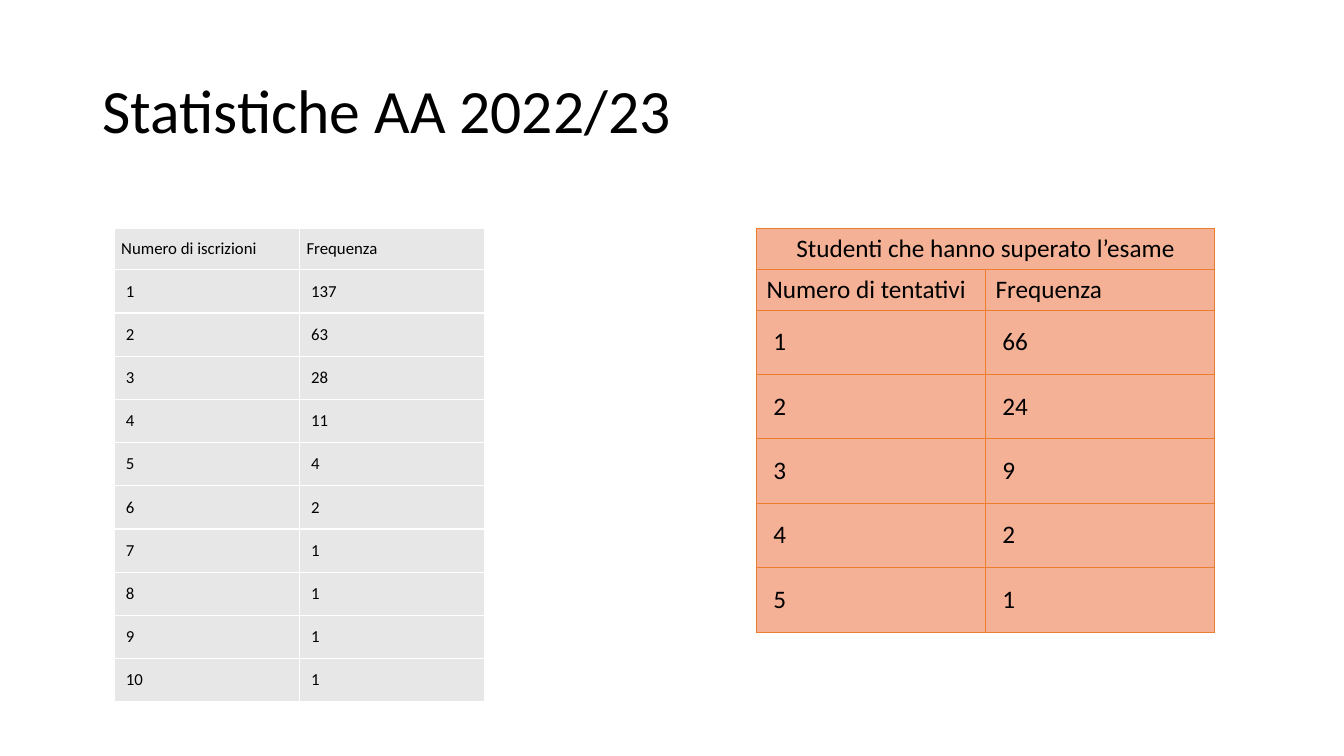
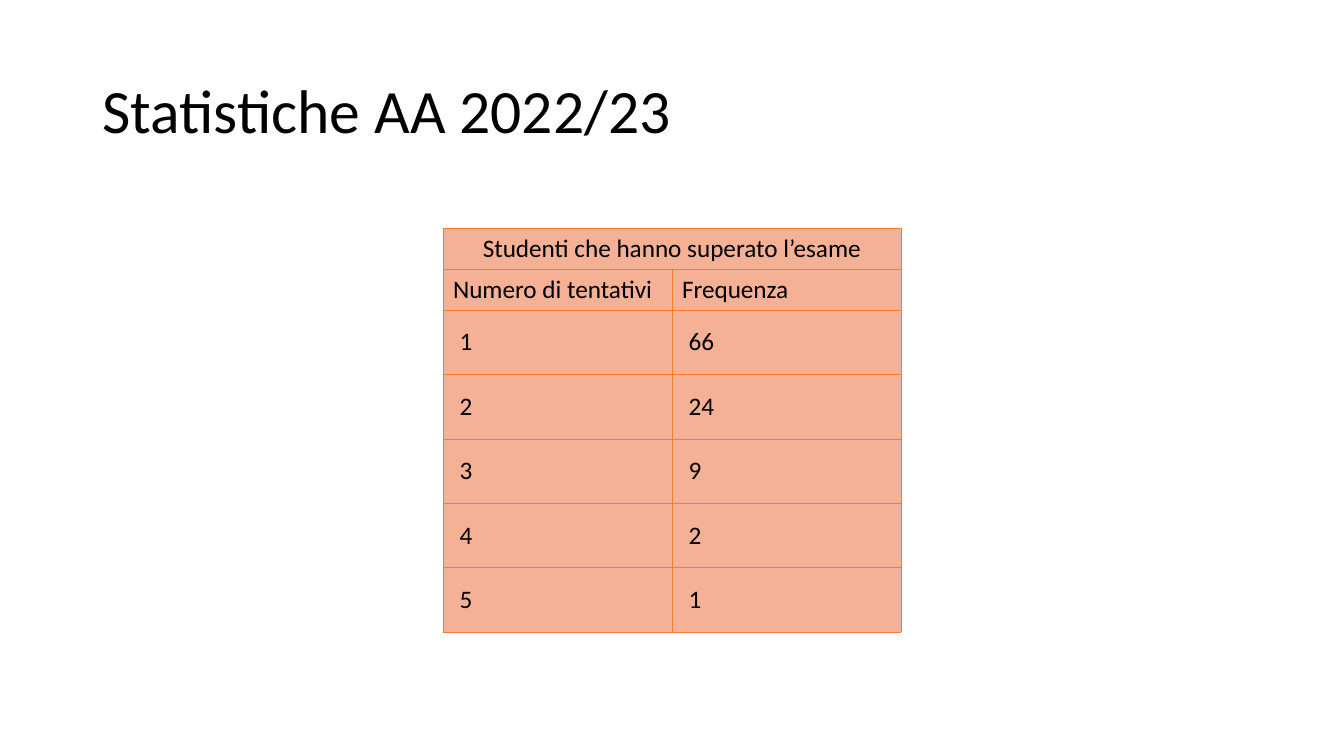
Before and after one commit to giuseppetomassetti/SdC, a slide deck: slide 10 of lezioni/organizzazione dell'insegnamento.pptx. Drawn at 1344x756 pixels with LibreOffice and Linux fonts; fonts in the diff are those of the drawing. Boxes give left, top, right and bottom in pixels: in the first picture for what was removed or moved away, otherwise in the second. Text is boxed around its words. In the diff, an @@ line names an element or a change of style, - is before the commit and + after.

```diff
--- a/lezioni/organizzazione dell'insegnamento.pptx
+++ b/lezioni/organizzazione dell'insegnamento.pptx
@@ table removed at (115, 228, 486, 699), 11 rows, 2 columns @@
-Numero di iscrizioni | Frequenza
-1 | 137
-2 | 63
-3 | 28
-4 | 11
-5 | 4
-6 | 2
-7 | 1
-8 | 1
-9 | 1
-10 | 1
@@ table: place and size @@
-table at (757, 228, 1215, 628)
+table at (443, 229, 900, 629)
```
Also in this commit, not shown: 3 other slides changed, 1 other file.
